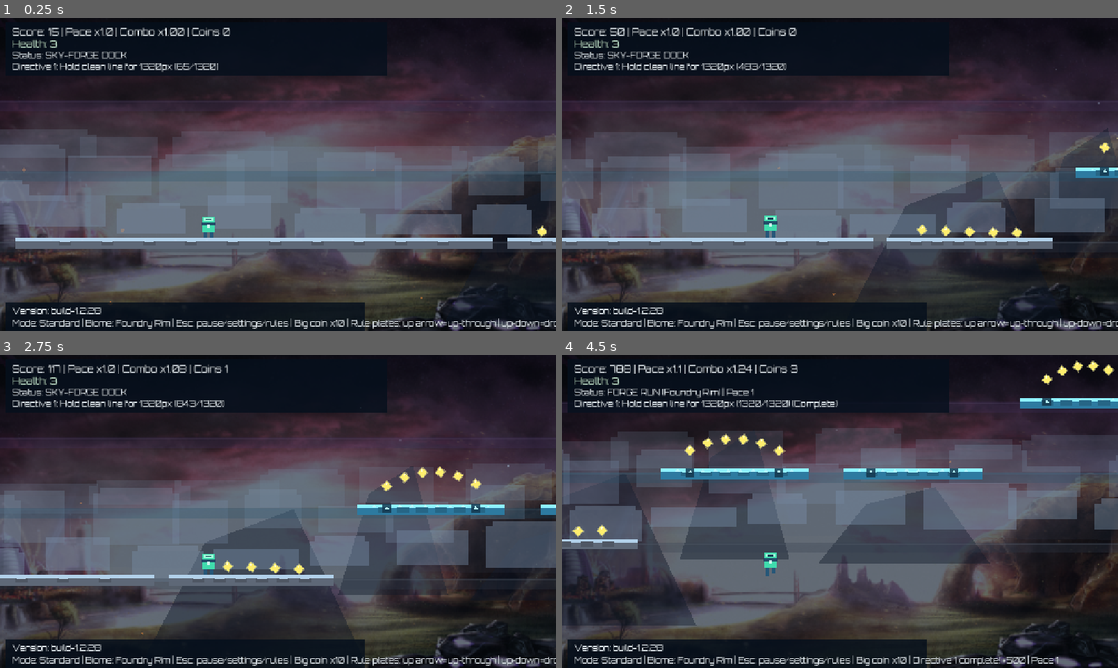
Above: before the commit, frames 1-4 (two rows, left to right).
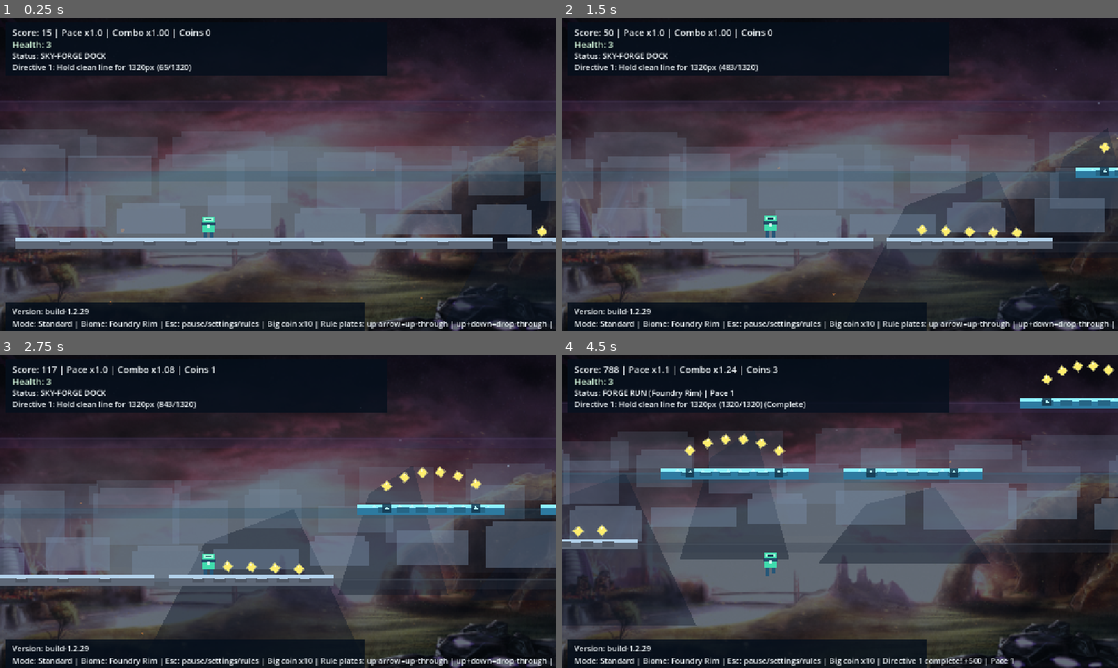
Above: after the commit, the same moments.

Repository: DKE-DEV-33/Endless-Runner-Redux
Game: Godot game, scene res://scenes/Main.tscn
The game is run twice, just before and just after one commit, with the same random seed, the same clock (stepped at 60 frames per second) and the same inputs.
Inputs:
- Up to frame 1 (0.25 s): no input
- Up to frame 2 (1.5 s): tap Enter at 0.5 s; hold Right (ui_right) from 0.53 s (still down); tap Space (jump) at 0.77 s
- Up to frame 3 (2.75 s): tap Space (jump) at 1.52 s; release Right (ui_right) at 2.03 s; hold Left (ui_left) from 2.03 s (still down)
- Up to frame 4 (4.5 s): release Left (ui_left) at 2.78 s; hold Right (ui_right) 2.78-4.28 s; tap Space (jump) at 3.02, 3.77 s; hold Left (ui_left) from 4.28 s (still down)

The runs differ from the first frame. In frame 1, 3.4% of the frame differs, in the area x 2-100%, y 3-100%; in frame 2, 3.5%; in frame 3, 3.5%; in frame 4, 3.6%, in the area x 2-90%, y 2-100%.

Commit message:
Improve readability with default UI font and enable larger resizable window

Diff:
--- a/project.godot
+++ b/project.godot
@@ -22,6 +22,9 @@
 
 window/size/viewport_width=1280
 window/size/viewport_height=720
+window/size/window_width_override=1600
+window/size/window_height_override=900
+window/size/resizable=true
 window/stretch/mode="canvas_items"
 window/stretch/aspect="expand"
 
--- a/scenes/Main.tscn
+++ b/scenes/Main.tscn
@@ -9,14 +9,12 @@
 size = Vector2(36, 52)
 
 [sub_resource type="LabelSettings" id="2"]
-font = ExtResource("3")
 font_size = 21
 font_color = Color(0.95, 0.98, 1, 1)
 outline_size = 4
 outline_color = Color(0, 0, 0, 0.5)
 
 [sub_resource type="LabelSettings" id="3"]
-font = ExtResource("4")
 font_size = 18
 font_color = Color(0.95, 0.98, 1, 1)
 outline_size = 3
@@ -235,7 +233,6 @@
 [node name="ResumeButton" type="Button" parent="PauseLayer/PausePanel/VBox"]
 layout_mode = 2
 text = "Resume"
-theme_override_fonts/font = ExtResource("3")
 theme_override_styles/normal = SubResource("5")
 theme_override_styles/hover = SubResource("6")
 theme_override_styles/pressed = SubResource("7")
@@ -243,7 +240,6 @@
 [node name="RestartButton" type="Button" parent="PauseLayer/PausePanel/VBox"]
 layout_mode = 2
 text = "Restart Run"
-theme_override_fonts/font = ExtResource("3")
 theme_override_styles/normal = SubResource("5")
 theme_override_styles/hover = SubResource("6")
 theme_override_styles/pressed = SubResource("7")
@@ -251,7 +247,6 @@
 [node name="MenuButton" type="Button" parent="PauseLayer/PausePanel/VBox"]
 layout_mode = 2
 text = "Save + Return to Menu"
-theme_override_fonts/font = ExtResource("3")
 theme_override_styles/normal = SubResource("5")
 theme_override_styles/hover = SubResource("6")
 theme_override_styles/pressed = SubResource("7")
--- a/scenes/Menu.tscn
+++ b/scenes/Menu.tscn
@@ -5,14 +5,12 @@
 [ext_resource type="FontFile" path="res://assets/fonts/Orbitron-Regular.ttf" id="3"]
 
 [sub_resource type="LabelSettings" id="1"]
-font = ExtResource("2")
 font_size = 34
 font_color = Color(0.95, 0.98, 1, 1)
 outline_size = 5
 outline_color = Color(0, 0, 0, 0.55)
 
 [sub_resource type="LabelSettings" id="2"]
-font = ExtResource("3")
 font_size = 19
 font_color = Color(0.86, 0.93, 1, 1)
 outline_size = 4
@@ -118,7 +116,6 @@
 [node name="ModeButton" type="Button" parent="Card/Center"]
 layout_mode = 2
 text = "Mode: Standard"
-theme_override_fonts/font = ExtResource("2")
 theme_override_styles/normal = SubResource("4")
 theme_override_styles/hover = SubResource("5")
 theme_override_styles/pressed = SubResource("6")
@@ -132,7 +129,6 @@
 [node name="StartButton" type="Button" parent="Card/Center"]
 layout_mode = 2
 text = "Start"
-theme_override_fonts/font = ExtResource("2")
 theme_override_styles/normal = SubResource("4")
 theme_override_styles/hover = SubResource("5")
 theme_override_styles/pressed = SubResource("6")
@@ -140,7 +136,6 @@
 [node name="RulesButton" type="Button" parent="Card/Center"]
 layout_mode = 2
 text = "Rules"
-theme_override_fonts/font = ExtResource("2")
 theme_override_styles/normal = SubResource("4")
 theme_override_styles/hover = SubResource("5")
 theme_override_styles/pressed = SubResource("6")
@@ -148,7 +143,6 @@
 [node name="QuitButton" type="Button" parent="Card/Center"]
 layout_mode = 2
 text = "Quit"
-theme_override_fonts/font = ExtResource("2")
 theme_override_styles/normal = SubResource("4")
 theme_override_styles/hover = SubResource("5")
 theme_override_styles/pressed = SubResource("6")
@@ -207,7 +201,6 @@
 [node name="CloseRulesButton" type="Button" parent="RulesOverlay/RulesPanel/VBox"]
 layout_mode = 2
 text = "Close"
-theme_override_fonts/font = ExtResource("2")
-theme_override_styles/normal = SubResource("4")
-theme_override_styles/hover = SubResource("5")
-theme_override_styles/pressed = SubResource("6")
+theme_override_styles/normal = SubResource("4")
+theme_override_styles/hover = SubResource("5")
+theme_override_styles/pressed = SubResource("6")
--- a/scenes/Splash.tscn
+++ b/scenes/Splash.tscn
@@ -5,14 +5,12 @@
 [ext_resource type="FontFile" path="res://assets/fonts/Orbitron-Regular.ttf" id="3"]
 
 [sub_resource type="LabelSettings" id="1"]
-font = ExtResource("2")
 font_size = 52
 font_color = Color(0.93, 0.97, 1, 1)
 outline_size = 6
 outline_color = Color(0, 0, 0, 0.6)
 
 [sub_resource type="LabelSettings" id="2"]
-font = ExtResource("3")
 font_size = 30
 font_color = Color(0.55, 0.78, 1, 1)
 outline_size = 4
--- a/scripts/main.gd
+++ b/scripts/main.gd
@@ -1,5 +1,5 @@
 extends Node2D
-const BUILD_VERSION: String = "build-1.2.28"
+const BUILD_VERSION: String = "build-1.2.29"
 
 const PLATFORM_THICKNESS: float = 24.0
 const PLAYER_AHEAD_SPAWN: float = 1650.0
